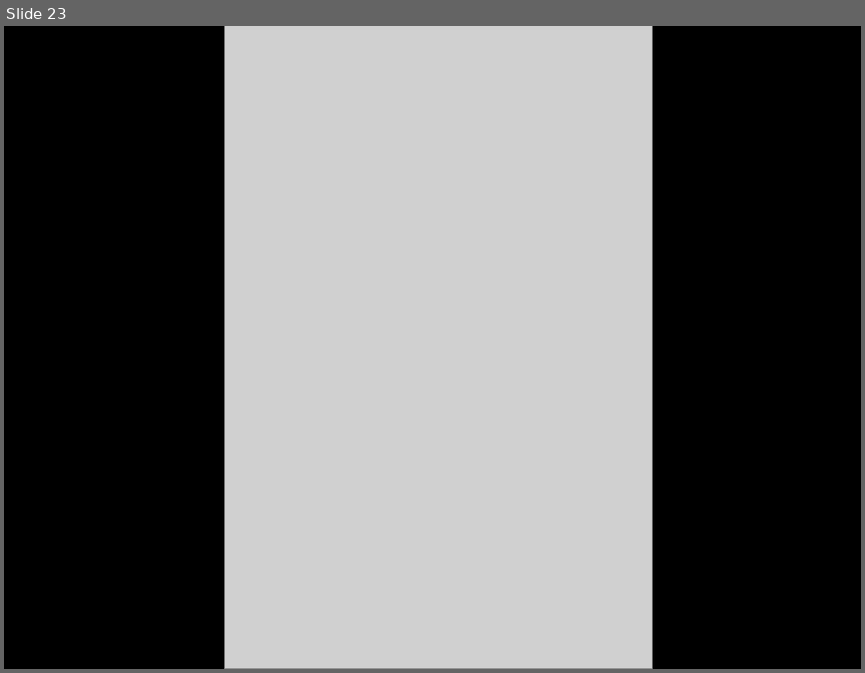
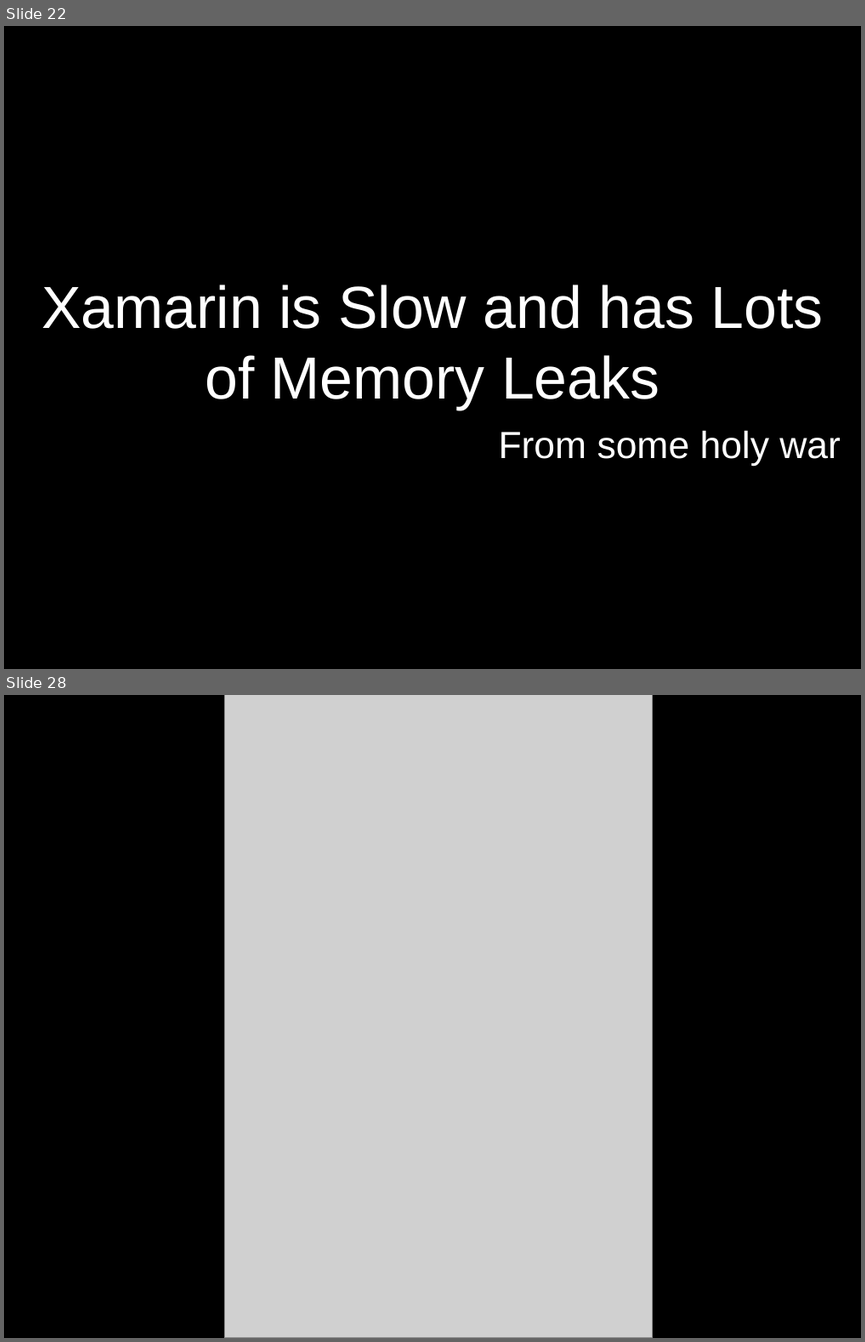
Before and after one commit to dodikk/xamarin-intro-slides, a slide deck: XamarinIntro.odp. Shown one above the other, each under a label of ours: slide 23 before the commit, slides 22 and 28 after it; the slides between them are not shown. The pictures are 865x673 and 865x1342 pixels, drawn with LibreOffice and Linux fonts; fonts in the diff are those of the drawing; grey boxes stand for pictures. Boxes give left, top, right and bottom in pixels: in the first picture for what was removed or moved away, otherwise in the second. Text is boxed around its words. In the diff, an @@ line names an element or a change of style, - is before the commit and + after.

```diff
--- a/XamarinIntro.odp
+++ b/XamarinIntro.odp
@@ slide 22 added at <box>4,26,861,669</box>, background #000000 @@
@@ text added at <box>41,284,823,410</box>, 55 pt, text #FFFFFF @@
+Xamarin is Slow and has Lots of Memory Leaks
@@ text added at <box>499,430,840,465</box>, 35 pt, text #FFFFFF @@
+From some holy war
@@ what was slide 23 is now slide 28 @@
```
Also in this commit, not shown: 6 other slides added, 1 slide removed.
